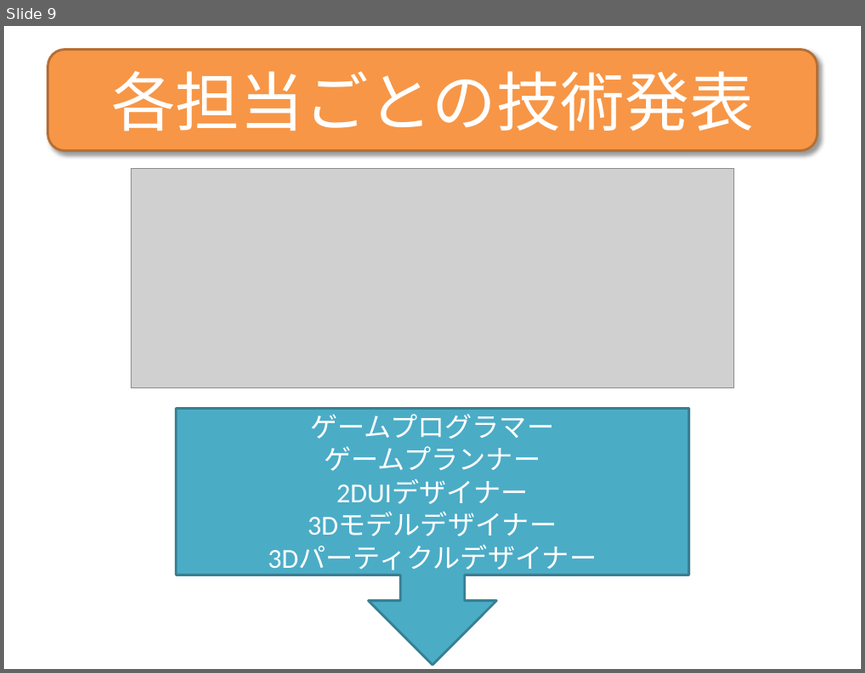
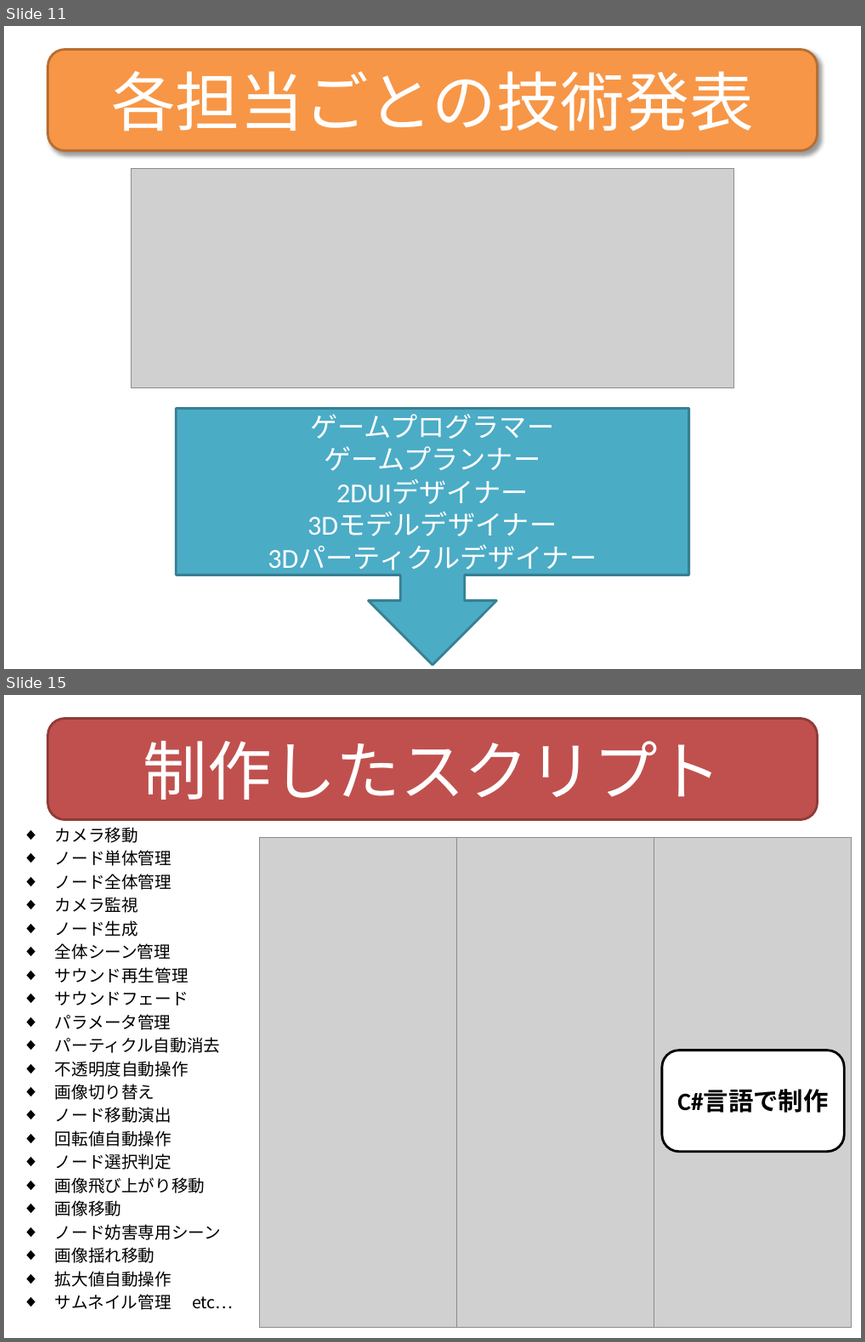
Before and after one commit to TeamNogic/Nogic, a slide deck: プレゼン/Nogic.pptx. Shown one above the other, each under a label of ours: slide 9 before the commit, slides 11 and 15 after it; the slides between them are not shown. The pictures are 865x673 and 865x1342 pixels, drawn with LibreOffice and Linux fonts; fonts in the diff are those of the drawing; grey boxes stand for pictures. Boxes give left, top, right and bottom in pixels: in the first picture for what was removed or moved away, otherwise in the second. Text is boxed around its words. In the diff, an @@ line names an element or a change of style, - is before the commit and + after.

```diff
--- a/プレゼン/Nogic.pptx
+++ b/プレゼン/Nogic.pptx
@@ slide 15 added at [4, 695, 861, 1338], background #FFFFFF @@
@@ rounded rectangle added at [47, 718, 817, 819], fill #C0504D, outline #8E3B39 2 pt, 54 pt, text #FFFFFF @@
+制作したスクリプト
@@ text added at [55, 827, 234, 1310], 14 pt, text #000000 @@
+◆ カメラ移動
+◆ ノード単体管理
+◆ ノード全体管理
+◆ カメラ監視
+◆ ノード生成
+◆ 全体シーン管理
+◆ サウンド再生管理
+◆ サウンドフェード
+◆ パラメータ管理
+◆ パーティクル自動消去
+◆ 不透明度自動操作
+◆ 画像切り替え
+◆ ノード移動演出
+◆ 回転値自動操作
+◆ ノード選択判定
+◆ 画像飛び上がり移動
+◆ 画像移動
+◆ ノード妨害専用シーン
+◆ 画像揺れ移動
+◆ 拡大値自動操作
+◆ サムネイル管理 etc…
@@ picture added at [259, 837, 456, 1327] @@
@@ picture added at [456, 837, 653, 1327] @@
@@ picture added at [653, 837, 851, 1327] @@
@@ rounded rectangle added at [662, 1049, 845, 1151], fill #FFFFFF, outline #000000 2 pt, 21 pt, text #000000, bold @@
+C#言語で制作
@@ what was slide 9 is now slide 11 @@
```
Also in this commit, not shown: 2 slides changed, 6 other slides added, 15 other files.
